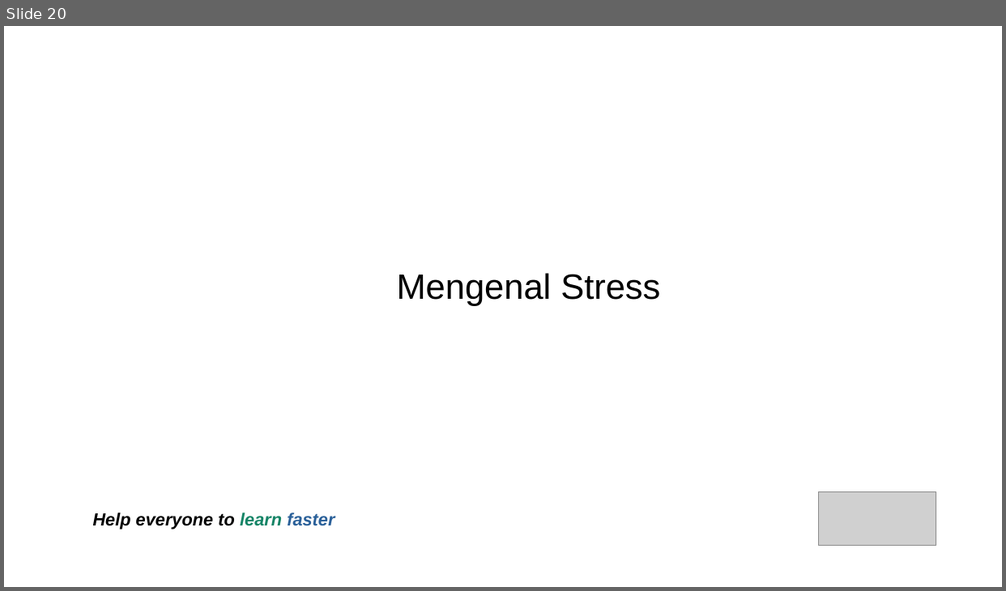
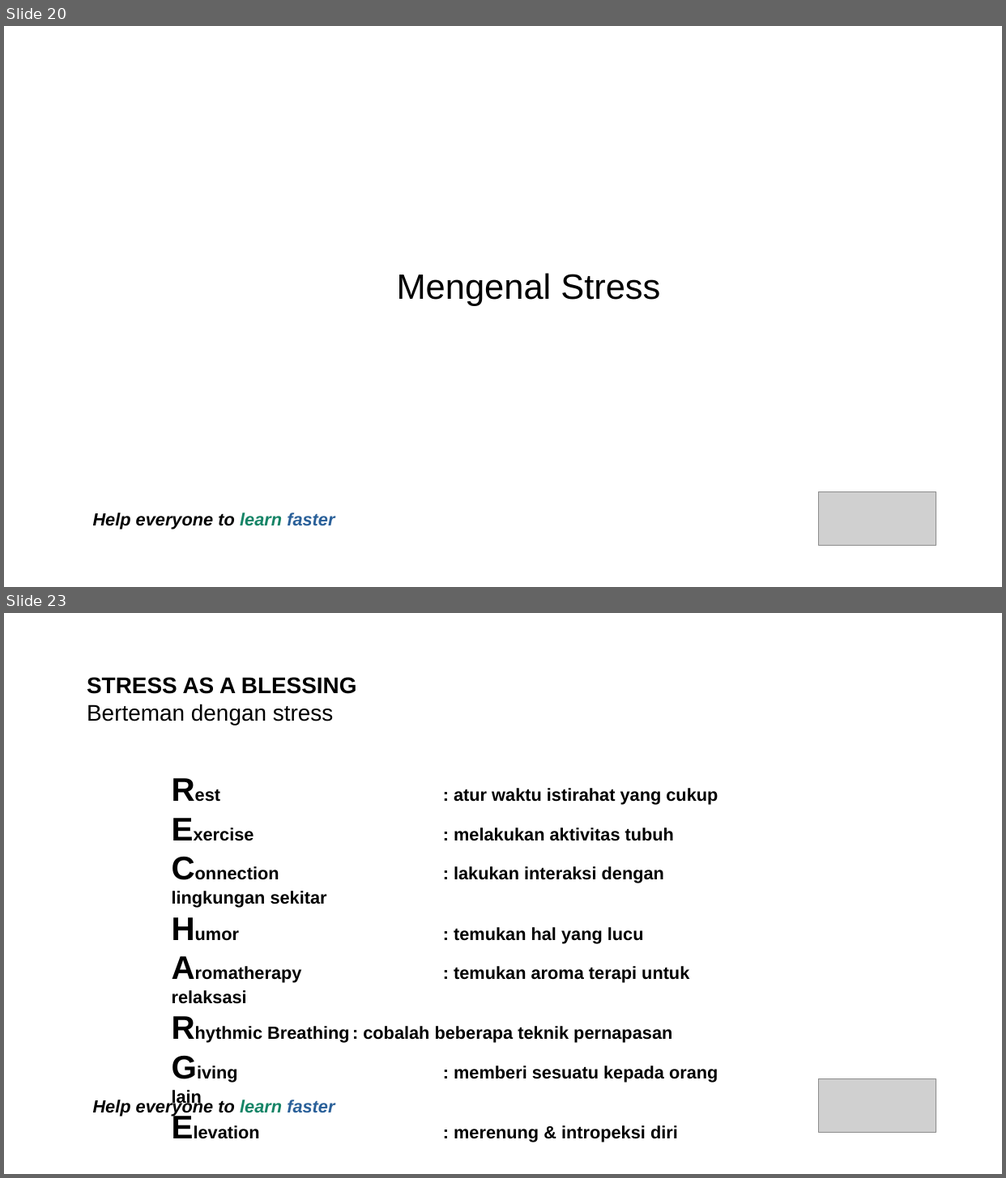
Before and after one commit to jejaksaid/course-flc, a slide deck: time-and-stress-management/sllide.odp. Shown one above the other, each under a label of ours: slide 20 before the commit, slides 20 and 23 after it; the slides between them are not shown. The pictures are 1006x591 and 1006x1178 pixels, drawn with LibreOffice and Linux fonts; fonts in the diff are those of the drawing; grey boxes stand for pictures; background and template pictures are left out. Boxes give left, top, right and bottom in pixels: in the first picture for what was removed or moved away, otherwise in the second. Text is boxed around its words. In the diff, an @@ line names an element or a change of style, - is before the commit and + after.

```diff
--- a/time-and-stress-management/sllide.odp
+++ b/time-and-stress-management/sllide.odp
@@ slide 23 added at (4, 613, 1002, 1174), background picture (left out) @@
@@ text added at (87, 677, 357, 725), 18 pt, text #000000 @@
+STRESS AS A BLESSING
+Berteman dengan stress
@@ text added at (172, 788, 718, 1143), 14 pt, text #000000, bold @@
+Rest : atur waktu istirahat yang cukup
+Exercise : melakukan aktivitas tubuh
+Connection : lakukan interaksi dengan lingkungan sekitar
+Humor : temukan hal yang lucu
+Aromatherapy : temukan aroma terapi untuk relaksasi
+Rhythmic Breathing : cobalah beberapa teknik pernapasan
+Giving : memberi sesuatu kepada orang lain
+Elevation : merenung & intropeksi diri
@@ text added at (93, 1098, 334, 1116), 14 pt, text #000000, bold, italic @@
+Help everyone to learn faster
@@ picture added at (819, 1080, 936, 1134) @@
```
Also in this commit, not shown: 1 slide changed, 9 other slides added, 1 other file.
